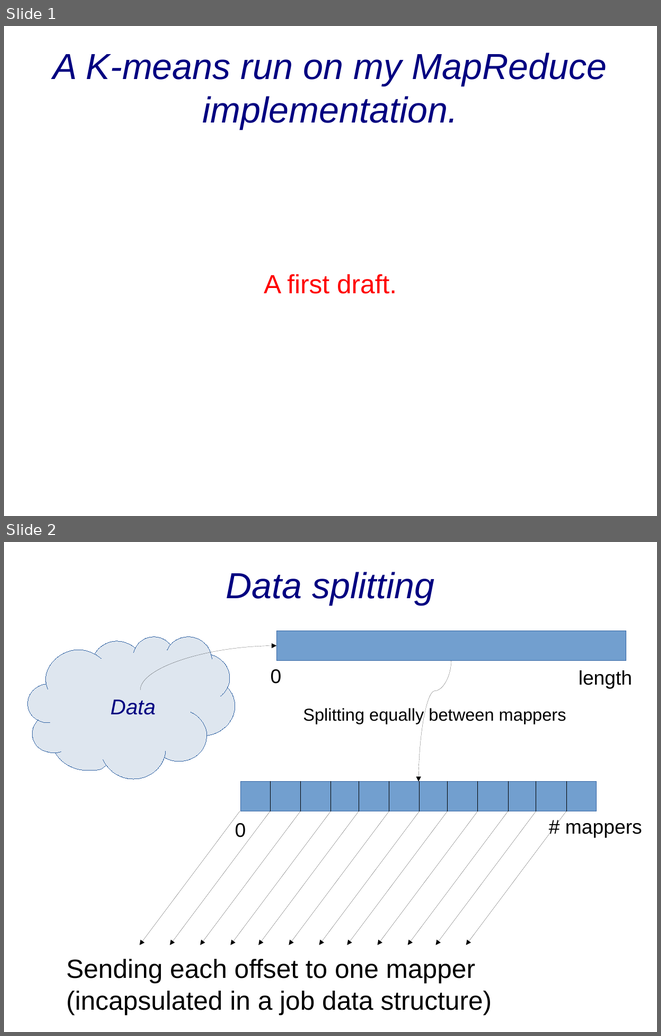
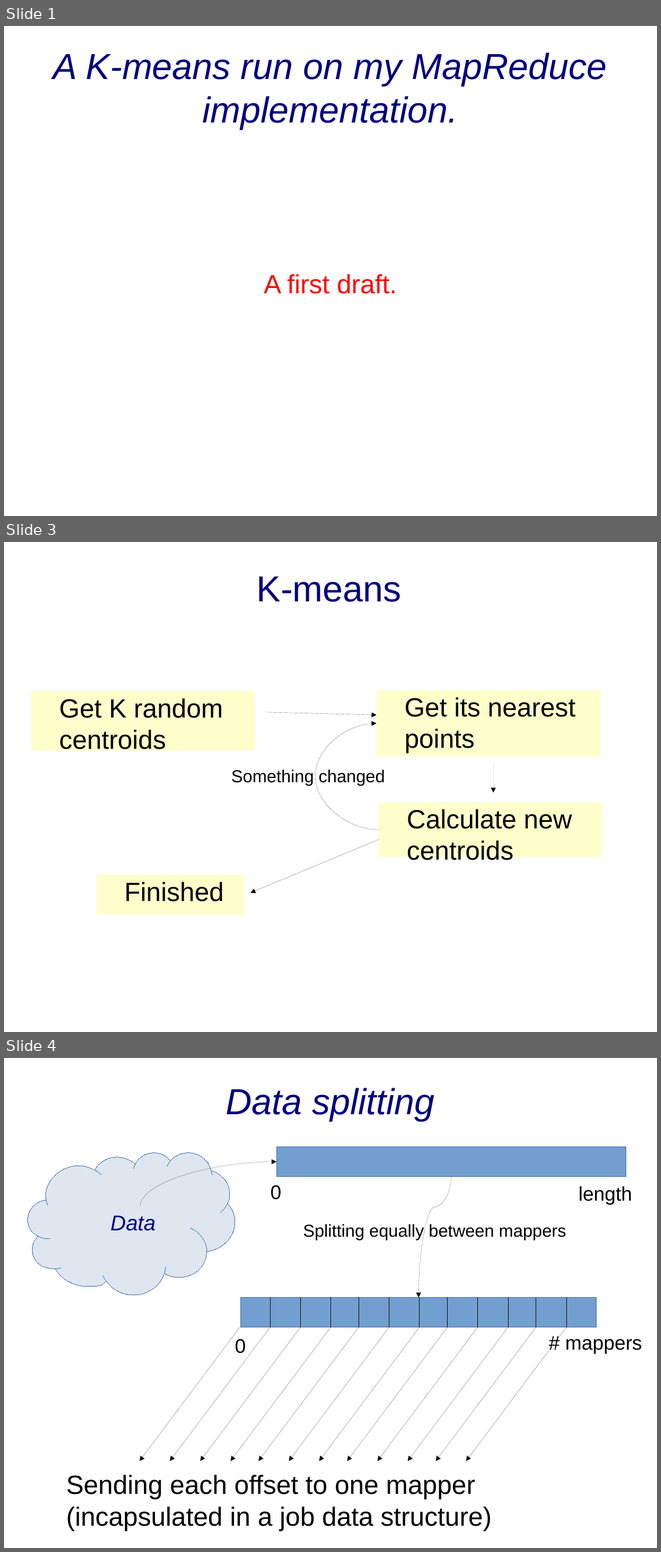
Before and after one commit to sgaragagghu/sdcc-documentazione, a slide deck: to_delete/presentazione.odp. Shown one above the other, each under a label of ours: slides 1 and 2 before the commit, slides 1, 3 and 4 after it; the slides between them are not shown. The pictures are 661x1036 and 661x1552 pixels, drawn with LibreOffice and Linux fonts; fonts in the diff are those of the drawing. Boxes give left, top, right and bottom in pixels: in the first picture for what was removed or moved away, otherwise in the second. Text is boxed around its words. In the diff, an @@ line names an element or a change of style, - is before the commit and + after.

```diff
--- a/to_delete/presentazione.odp
+++ b/to_delete/presentazione.odp
@@ slide 3 added at [4, 542, 657, 1032], background #FFFFFF @@
@@ title added at [257, 576, 402, 602], 44 pt, text #000080 @@
+K-means
@@ text added at [31, 691, 255, 751], fill #FFFFCC, 32 pt, text #000000 @@
+Get K random centroids
@@ text added at [377, 690, 600, 757], fill #FFFFCC, 32 pt, text #000000 @@
+Get its nearest points
@@ arrow added from (266, 712) to (377, 715), #000000 0 pt @@
@@ curved arrow added from (379, 829) to (377, 723), #000000 0 pt @@
@@ arrow added from (493, 763) to (493, 793), #000000 0 pt @@
@@ text added at [231, 769, 385, 785], 21 pt, text #000000 @@
+Something changed
@@ text added at [379, 802, 602, 857], fill #FFFFCC, 32 pt, text #000000 @@
+Calculate new centroids
@@ arrow added from (379, 839) to (250, 893), #000000 0 pt @@
@@ text added at [96, 875, 245, 914], fill #FFFFCC, 32 pt, text #000000 @@
+Finished
@@ what was slide 2 is now slide 4 @@
```
Also in this commit, not shown: 1 slide changed, 1 other slide added.
